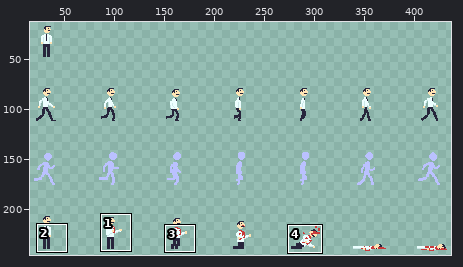
A sprite sheet gets an edit: assets/officeSheet.png. The first picture is a wide view before the edit; the outline marks the close-up.
Close-up. Earlier state:
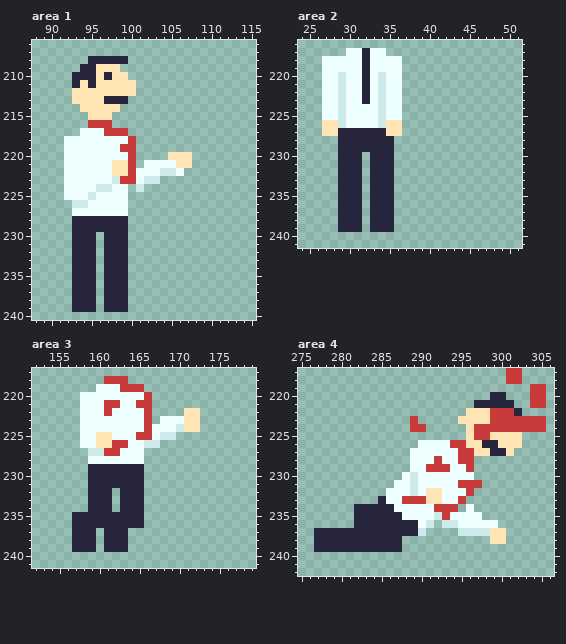
The file is 448x256 pixels. Shown: area 1: x 88..115, y 206..240; area 2: x 24..51, y 216..241; area 3: x 152..179, y 217..241; area 4: x 275..306, y 217..242. The wide view leaves out empty margins. The commit also changed other parts of the picture, which this record leaves out.
And afterwards:
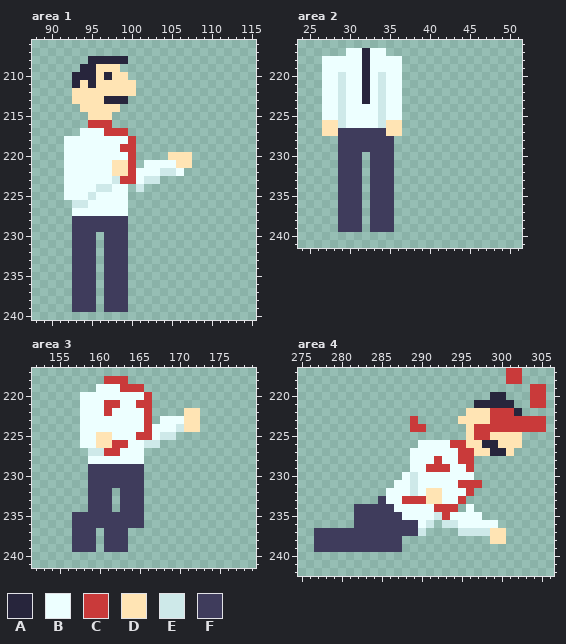
Palette (. is transparent): A #27253c  B #edffff  C #c93a3a  D #ffe4b4  E #cee9e9  F #3f3c5c
Change:
--- area 1
@@ x 91..101 @@
 227 ..BBBBBBB..
-228 ..AAAAAAA..
-229 ..AAAAAAA..
-230 ..AAA.AAA..
-231 ..AAA.AAA..
-232 ..AAA.AAA..
-233 ..AAA.AAA..
-234 ..AAA.AAA..
-235 ..AAA.AAA..
-236 ..AAA.AAA..
-237 ..AAA.AAA..
-238 ..AAA.AAA..
-239 ..AAA.AAA..
+228 ..FFFFFFF..
+229 ..FFFFFFF..
+230 ..FFF.FFF..
+231 ..FFF.FFF..
+232 ..FFF.FFF..
+233 ..FFF.FFF..
+234 ..FFF.FFF..
+235 ..FFF.FFF..
+236 ..FFF.FFF..
+237 ..FFF.FFF..
+238 ..FFF.FFF..
+239 ..FFF.FFF..
 240 ...........
--- area 2
@@ x 27..37 @@
 226 DDEBBBBEDD.
-227 DDAAAAAADD.
-228 ..AAAAAAA..
-229 ..AAAAAAA..
-230 ..AAA.AAA..
-231 ..AAA.AAA..
-232 ..AAA.AAA..
-233 ..AAA.AAA..
-234 ..AAA.AAA..
-235 ..AAA.AAA..
-236 ..AAA.AAA..
-237 ..AAA.AAA..
-238 ..AAA.AAA..
-239 ..AAA.AAA..
+227 DDFFFFFFDD.
+228 ..FFFFFFF..
+229 ..FFFFFFF..
+230 ..FFF.FFF..
+231 ..FFF.FFF..
+232 ..FFF.FFF..
+233 ..FFF.FFF..
+234 ..FFF.FFF..
+235 ..FFF.FFF..
+236 ..FFF.FFF..
+237 ..FFF.FFF..
+238 ..FFF.FFF..
+239 ..FFF.FFF..
 240 ...........
--- area 3
@@ x 155..167 @@
 228 ....BBBBBBB..
-229 ....AAAAAAA..
-230 ....AAAAAAA..
-231 ....AAAAAAA..
-232 ....AAA.AAA..
-233 ....AAA.AAA..
-234 ....AAA.AAA..
-235 ..AAAAAAAAA..
-236 ..AAAAAAAAA..
-237 ..AAA.AAA....
-238 ..AAA.AAA....
-239 ..AAA.AAA....
+229 ....FFFFFFF..
+230 ....FFFFFFF..
+231 ....FFFFFFF..
+232 ....FFF.FFF..
+233 ....FFF.FFF..
+234 ....FFF.FFF..
+235 ..FFFFFFFFF..
+236 ..FFFFFFFFF..
+237 ..FFF.FFF....
+238 ..FFF.FFF....
+239 ..FFF.FFF....
 240 .............
--- area 4
@@ x 275..291 @@
 232 ...........BBBEBD
-233 ..........ABBCCCD
-234 .......AAAAABBBBB
-235 .......AAAAAABBBB
-236 .......AAAAAAAABE
-237 ..AAAAAAAAAAAAAE.
-238 ..AAAAAAAAAAA....
-239 ..AAAAAAAAAAA....
+233 ..........FBBCCCD
+234 .......FFFFFBBBBB
+235 .......FFFFFFBBBB
+236 .......FFFFFFFFBE
+237 ..FFFFFFFFFFFFFE.
+238 ..FFFFFFFFFFF....
+239 ..FFFFFFFFFFF....
 240 .................
Pixel boxes of the changes (left, top, right, bottom) in both close-ups:
changed: (72, 216, 128, 312)
changed: (338, 128, 394, 232)
changed: (72, 464, 144, 552)
changed: (314, 496, 418, 552)
